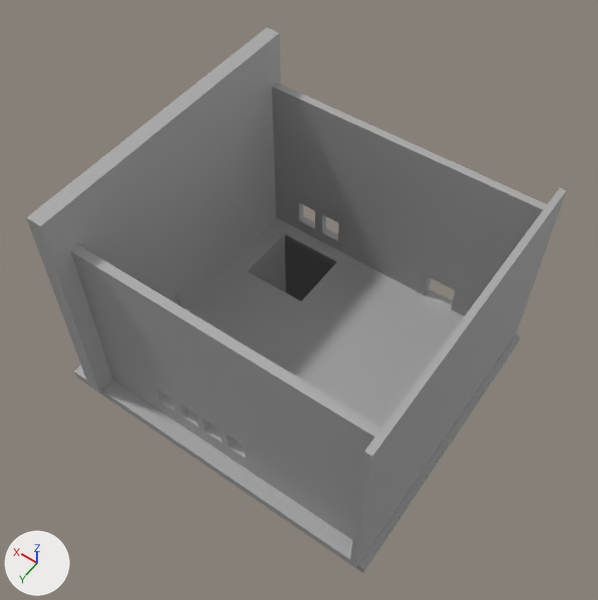
Two versions of the Blender file комплек.blend, one commit apart.
Rendered twice from a 50 mm lens placed at (-29.0, 50.4, 89.0), pointed at (9.3, -3.2, 4.7). The lights are fixed; the arrows at lower left show +X, +Y and +Z.
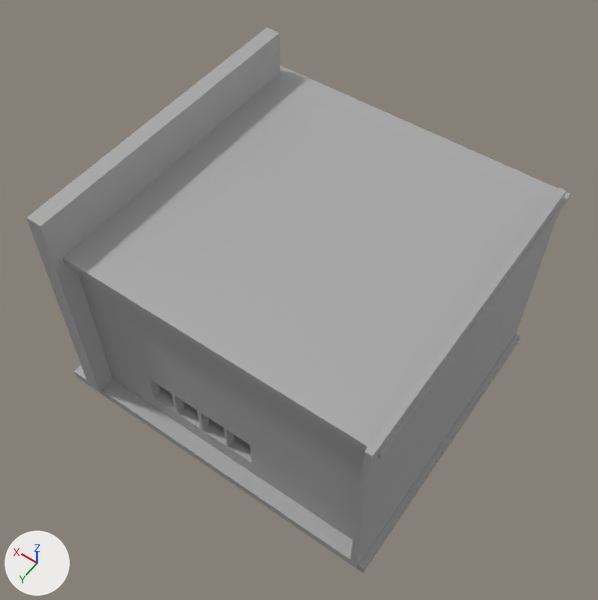
What differs and where, as boxes [x1, y1, x2, y2] in the pictures (598 x 600 px):
'Cube.005', added
    after: [63, 65, 570, 459]
'Cube.042', unchanged, covered by the edit
    before: [74, 218, 520, 573]
    after: [74, 334, 520, 573]
'Cube.045', unchanged, covered by the edit
    before: [272, 82, 547, 316]

What changed in the scene script:
```text
Add ob_cube_005:
    ob_cube_005 = bpy.data.objects.new('Cube.005', me_cube_067.copy())  # the mesh of ob_cube_002
    ob_cube_005.location = (5.2, -1.2, 23.2)
    ob_cube_005.rotation_euler = (0.0, 1.571, 0.0)  # degrees (0, 90, 0)
    ob_cube_005.scale = (0.407, -19.7, 20.3)
```
